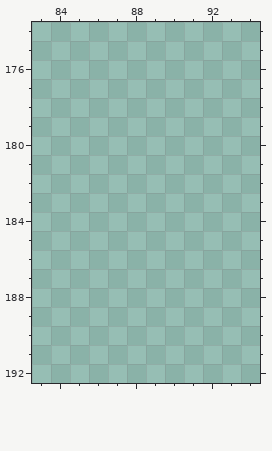
Two versions of one pixel-art file, src/concept/sprite/decor.aseprite. The picture above is the old version.
256x256 pixels, 1 frame. Colours within 5 levels of each other are drawn and written as one. Shown: x 83..94, y 174..192. The commit also changed other parts of the picture, which this record leaves out.
The result:
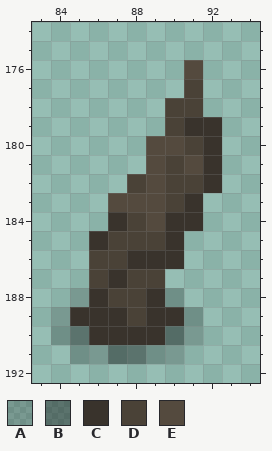
Palette (. is transparent): A #00000032  B #00000064  C #39332c  D #4a4237  E #544a3e
Changes in this commit:
Layer "Layer 1":
The author put colour A in row 188 at x 85 and 90; in rows 189 to 190 at x 84 and 91; in row 191 at x 85 to 86 and 89 to 90.
The author put colour B in row 190 at x 85 and 90; in row 191 at x 87 to 88.
The author put colour C in row 179 at x 91 to 92; in rows 180 to 182 at x 92; in row 183 at x 91; in row 184 at x 87 and 90 to 91; in row 185 at x 86 and 90; in row 186 at x 88 to 90.
The author put colour C in row 187 at x 87; in row 188 at x 86 and 89; in row 189 at x 85 to 87 and 89 to 90; in row 190 at x 86 to 89.
The author put colour D in row 177 at x 91; in row 178 at x 90 to 91; in row 179 at x 90; in row 180 at x 91; in row 181 at x 90; in row 182 at x 88 and 90 to 91.
The author put colour D in row 183 at x 90; in row 184 at x 88; in row 185 at x 87 to 89; in row 186 at x 86 to 87; in row 187 at x 86 and 88 to 89; in row 188 at x 87 to 88.
The author put colour D in row 189 at x 88.
The author put colour E in row 176 at x 91; in row 180 at x 89 to 90; in row 181 at x 89 and 91; in row 182 at x 89; in row 183 at x 87 to 89; in row 184 at x 89.
